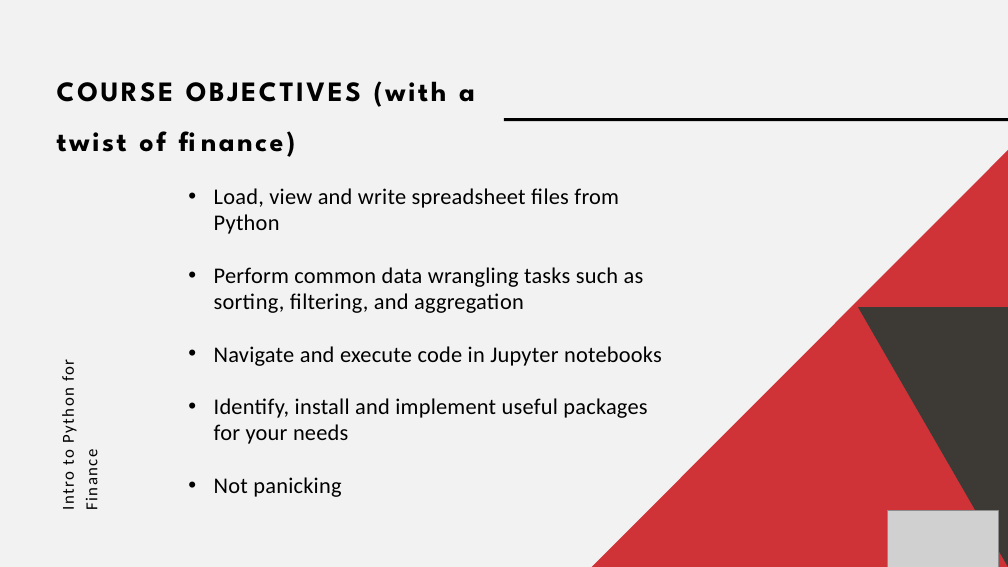
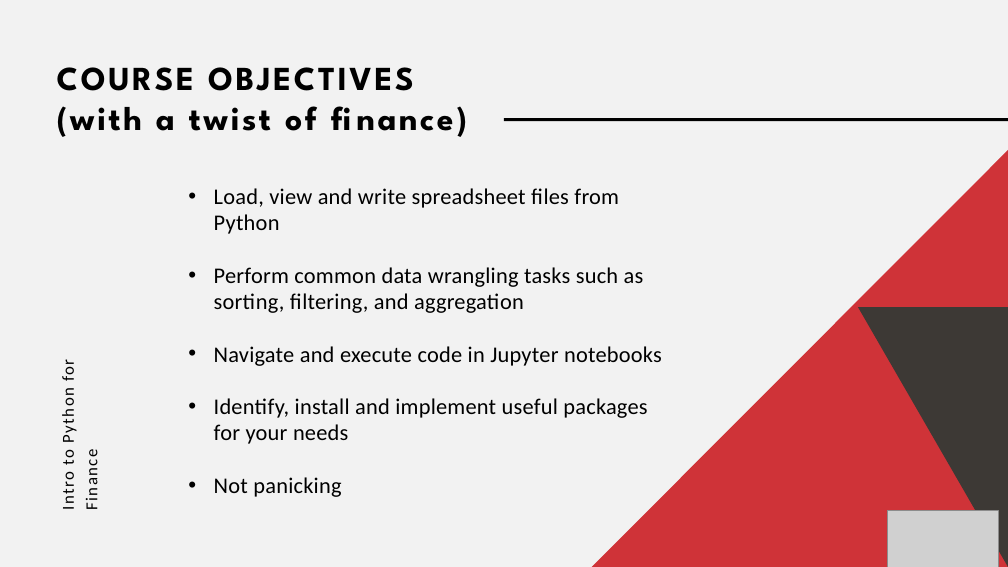
Before and after one commit to stringfestdata/thunderbird-intro-python-finance, a slide deck: slide 4 of thunderbird-intro-python-finance.pptx. Drawn at 1008x567 pixels with LibreOffice and Linux fonts; fonts in the diff are those of the drawing; grey boxes stand for pictures. Boxes give left, top, right and bottom in pixels: in the first picture for what was removed or moved away, otherwise in the second. Text is boxed around its words. In the diff, an @@ line names an element or a change of style, - is before the commit and + after.

```diff
--- a/thunderbird-intro-python-finance.pptx
+++ b/thunderbird-intro-python-finance.pptx
@@ text "COURSE OBJECTIVES (with a twist ..." at [57, 67, 414, 137]: size 40 to 48 pt; line spacing 1.5 to 1 @@
```
Also in this commit, not shown: 1 other slide changed.
